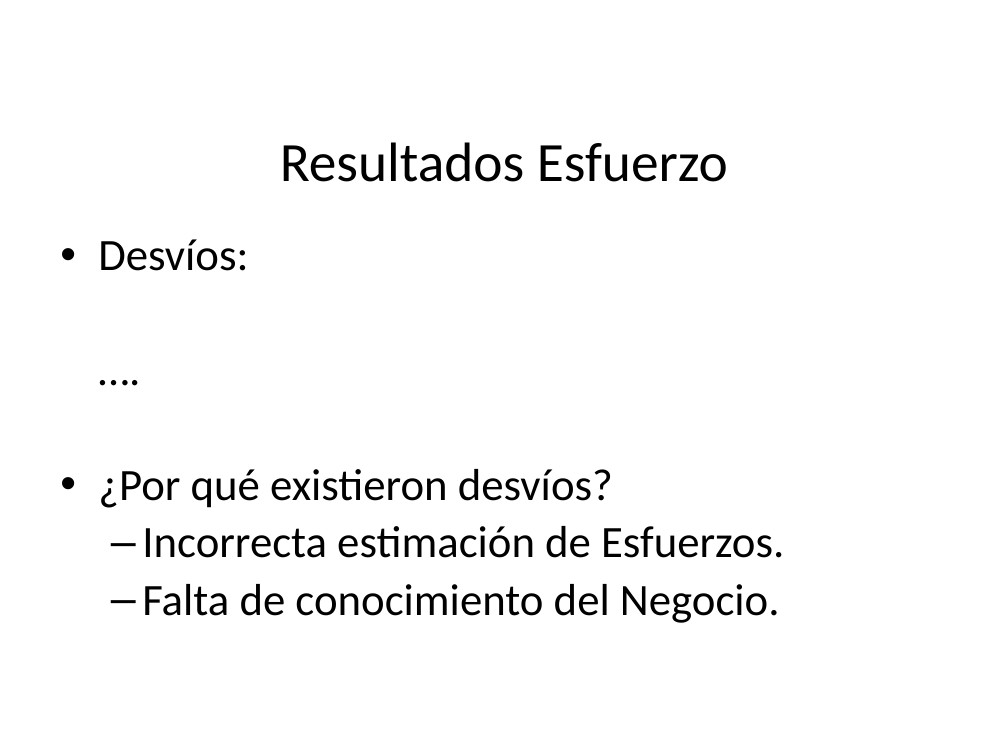
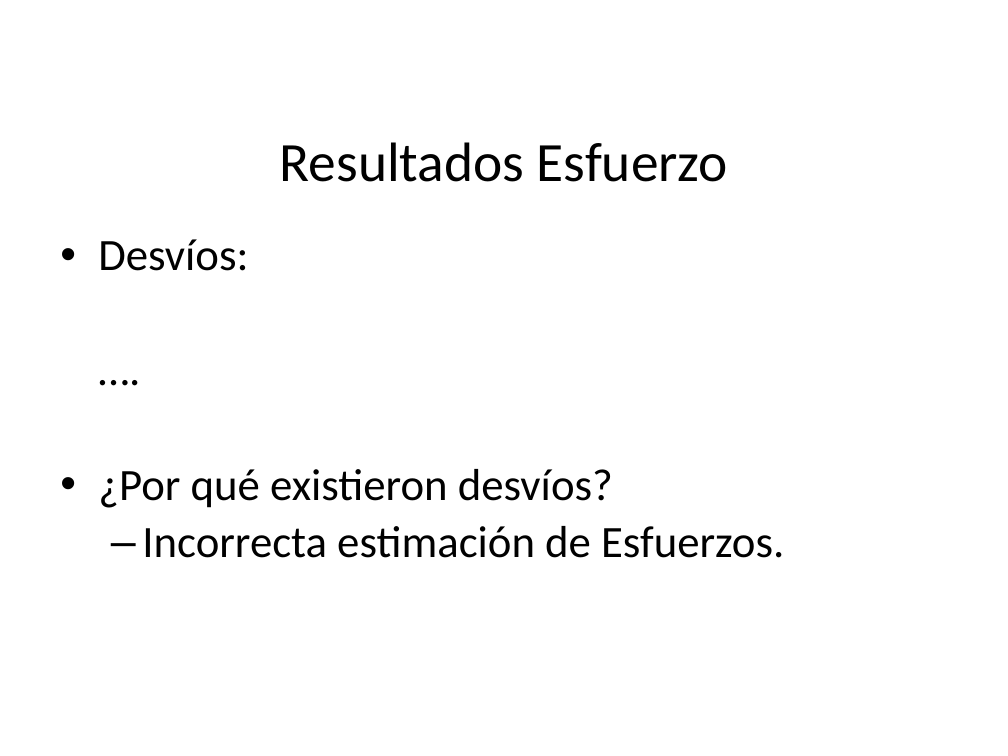
Before and after one commit to pedrohmolina/admin-ong, a slide deck: slide 28 of Documentacion/Presentacion/Presentacion Sirius.pptx (slide 26 before the commit). Drawn at 1008x756 pixels with LibreOffice and Linux fonts; fonts in the diff are those of the drawing; background and template pictures are left out. Boxes give left, top, right and bottom in pixels: in the first picture for what was removed or moved away, otherwise in the second. Text is boxed around its words. In the diff, an @@ line names an element or a change of style, - is before the commit and + after.

```diff
--- a/Documentacion/Presentacion/Presentacion Sirius.pptx
+++ b/Documentacion/Presentacion/Presentacion Sirius.pptx
@@ text at <box>142,584,780,623</box>: paragraph removed @@
-  – Falta de conocimiento del Negocio.
```
Also in this commit, not shown: 4 other slides changed, 3 slides added, 14 slides removed.
